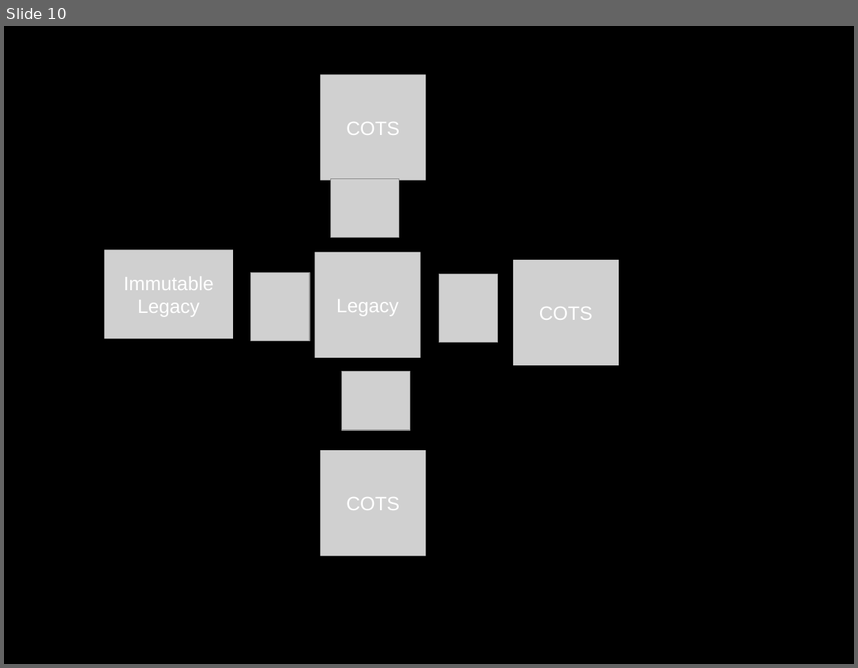
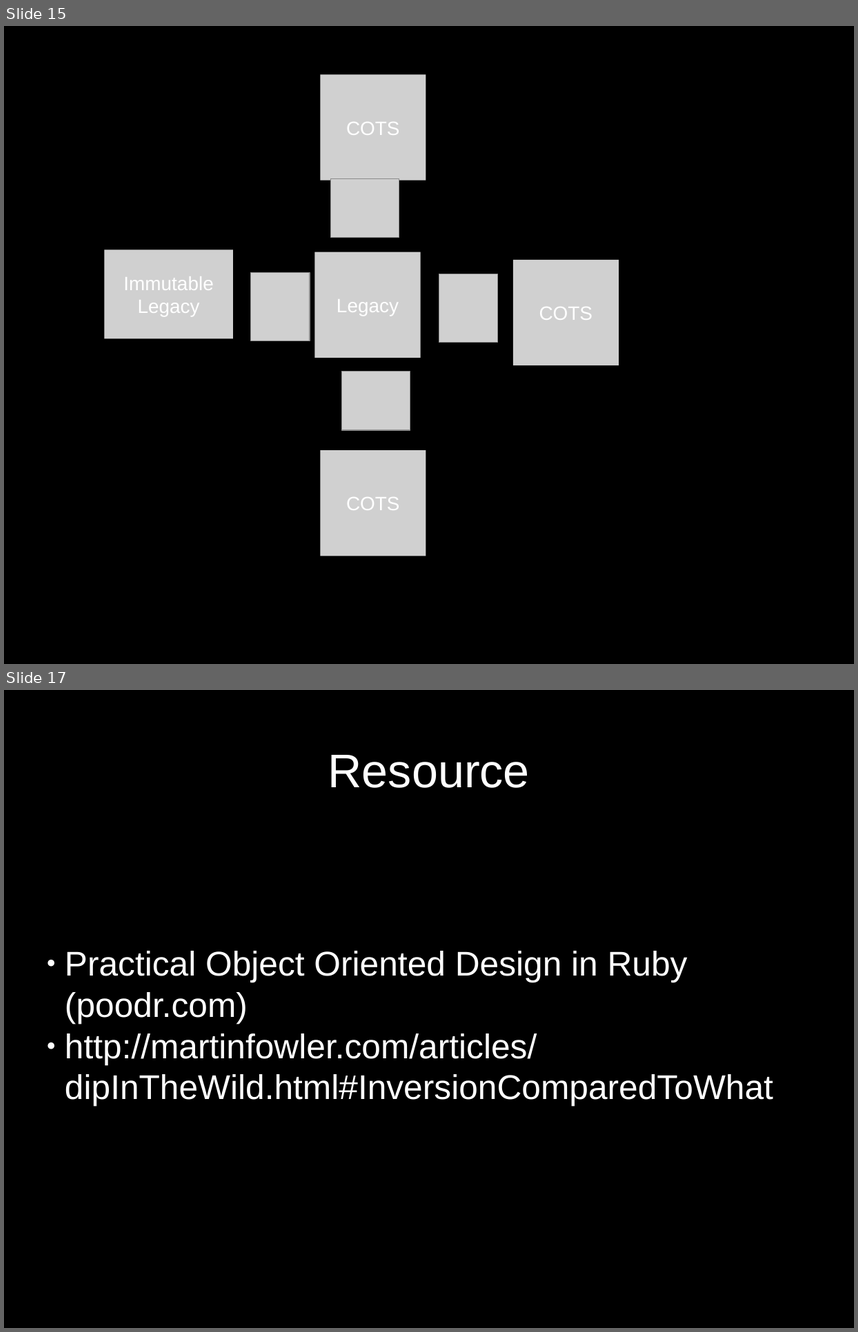
Before and after one commit to ChrisLynch42/presentations, a slide deck: codepalousa/legacy_code/coudepalousa.odp. Shown one above the other, each under a label of ours: slide 10 before the commit, slides 15 and 17 after it; the slides between them are not shown. The pictures are 858x668 and 858x1332 pixels, drawn with LibreOffice and Linux fonts; fonts in the diff are those of the drawing; grey boxes stand for pictures. Boxes give left, top, right and bottom in pixels: in the first picture for what was removed or moved away, otherwise in the second. Text is boxed around its words. In the diff, an @@ line names an element or a change of style, - is before the commit and + after.

```diff
--- a/codepalousa/legacy_code/coudepalousa.odp
+++ b/codepalousa/legacy_code/coudepalousa.odp
@@ slide 17 added at (4,690,854,1328), background #000000 @@
@@ title added at (328,755,530,788), 44 pt, text #FFFFFF @@
+Resource
@@ subtitle added at (65,951,773,1106), 32 pt, text #FFFFFF @@
+● Practical Object Oriented Design in Ruby (poodr.com)
+● http://martinfowler.com/articles/dipInTheWild.html#InversionComparedToWhat
@@ what was slide 10 is now slide 15 @@
```
Also in this commit, not shown: 2 slides changed, 5 other slides added.
